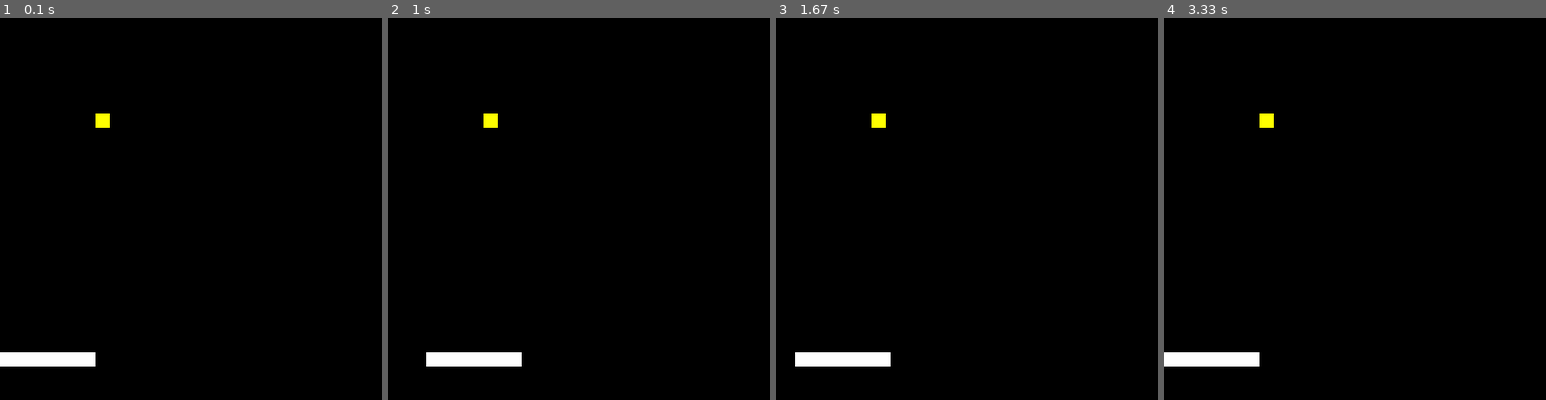
Above: before the commit, frames 1-4 (left to right).
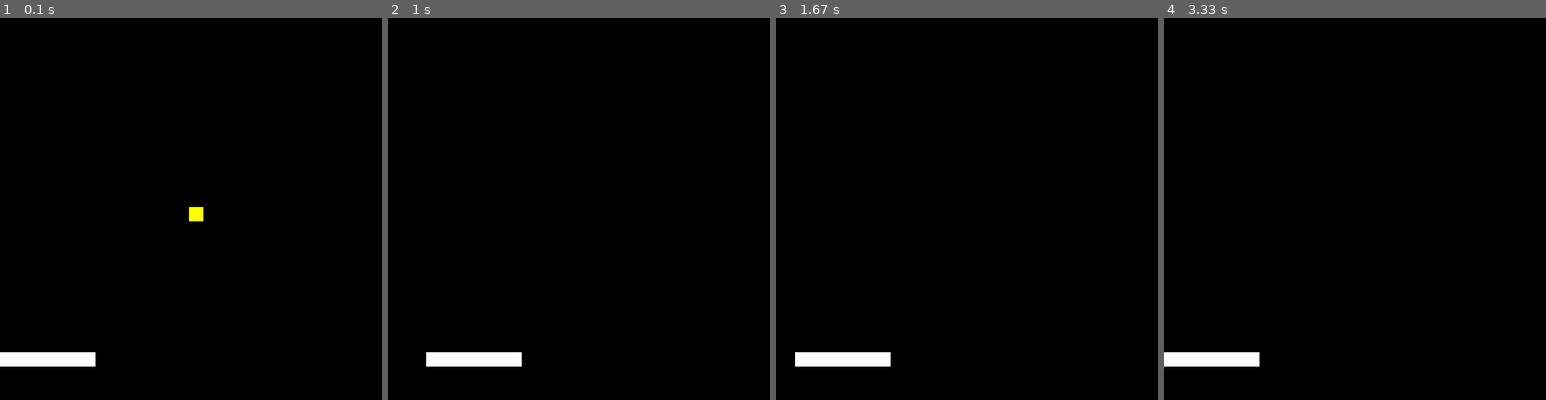
Above: after the commit, the same moments.

Repository: Gustavo-L-C/PRATICA_PYTHON
Game: pygame game, started from PRATICA_PYTHON/pratica45.py
Same seed, same stepped clock (60 frames per second), same inputs: the game is played once before the commit and once after it.
Inputs:
- Up to frame 1 (0.1 s): no input
- Up to frame 2 (1 s): hold Right 0.33-0.8 s; hold Right from 0.83 s (still down)
- Up to frame 3 (1.67 s): release Right at 1.3 s; hold Left from 1.33 s (still down)
- Up to frame 4 (3.33 s): release Left at 1.87 s; hold Left 1.9-2.3 s; hold Right 2.33-2.97 s; hold Left from 3 s (still down)
The pictures show only the part of the screen within x 0-50%, y 50-100%; the shares and areas given below are measured in that part.

The runs differ from the first frame. In frame 1, 0.3% of the frame differs, in the area x 25-54%, y 25-54%; in frame 2, 0.1%; in frame 3, 0.1%; in frame 4, 0.1%.

Commit message:
Update pratica45.py

Diff:
--- a/PRATICA_PYTHON/pratica45.py
+++ b/PRATICA_PYTHON/pratica45.py
@@ -61,8 +61,11 @@
             if jogador.x > 0:
                 jogador.x = jogador.x - 20
 
-def movinetar_bola():
-    pass
+def movinetar_bola(bola):
+    bola.x = bola.x + movimento_bola[0]
+    bola.y = bola.y + movimento_bola[1]
+
+
 
 # desenhar coisas na tela
 def desenhar_jogo():
@@ -91,6 +94,7 @@
 
         movimentar_jogador(event)
 
+    movinetar_bola(bola)
     pygame.time.wait(1)
     pygame.display.flip()
 
